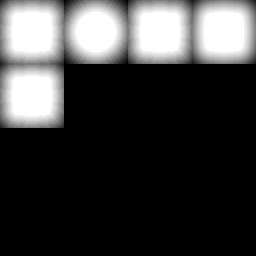
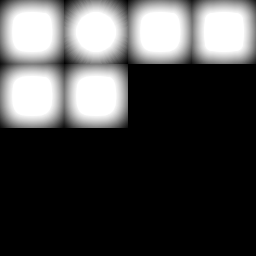
Layered file, before and after one edit (256px x 256px). Changes by layer:
painted on "레이어 2" (1st of 4) over [0, 0, 192, 128]